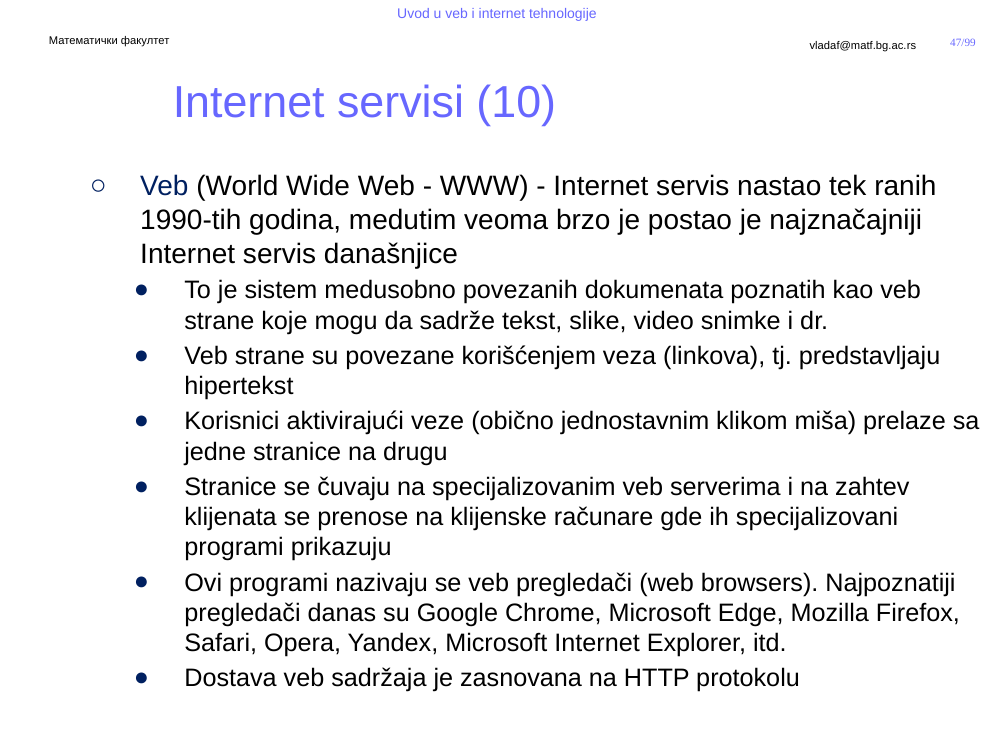
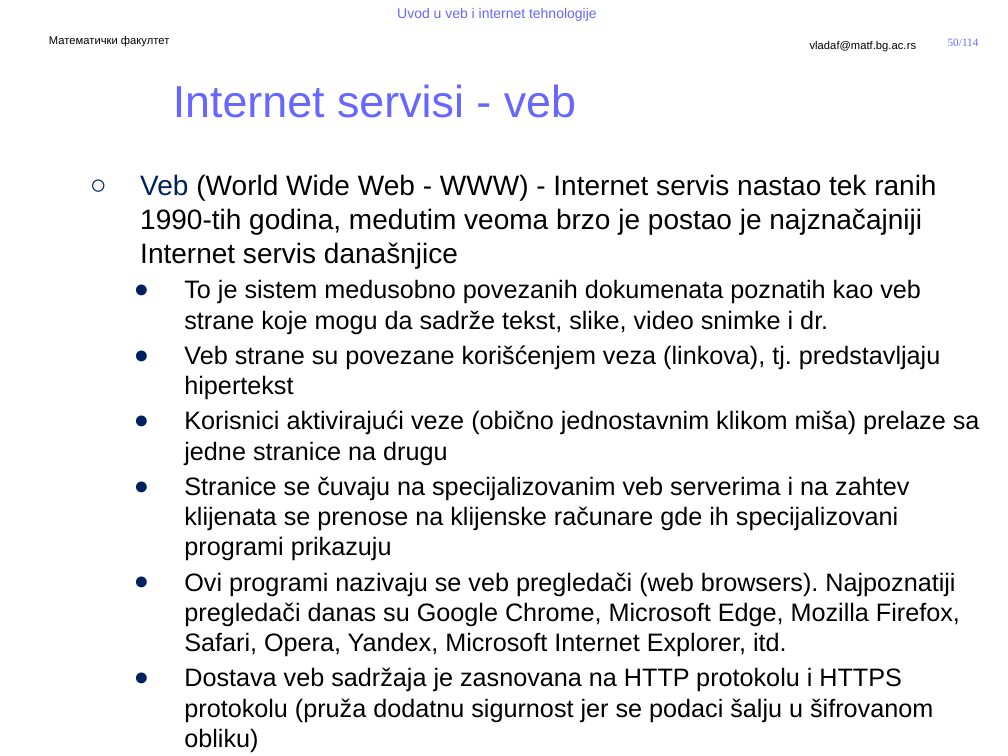
Before and after one commit to MatfUVIT/info, a slide deck: slide 50 of predavanja/prezentacije/UVIT01-02-Uvod u Internet.pptx (slide 47 before the commit). Drawn at 1008x756 pixels with LibreOffice and Linux fonts; fonts in the diff are those of the drawing; background and template pictures are left out. Boxes give left, top, right and bottom in pixels: in the first picture for what was removed or moved away, otherwise in the second. Text is boxed around its words. In the diff, an @@ line names an element or a change of style, - is before the commit and + after.

```diff
--- a/predavanja/prezentacije/UVIT01-02-Uvod u Internet.pptx
+++ b/predavanja/prezentacije/UVIT01-02-Uvod u Internet.pptx
@@ page number added at (x1=948, y1=38, x2=979, y2=46), 8 pt, text #6767FF @@
+50/114
@@ page number removed at (x1=950, y1=38, x2=976, y2=46) @@
-47/99
@@ title at (x1=173, y1=84, x2=576, y2=118): text changed @@
-Internet servisi (10)
+Internet servisi - veb
@@ text at (x1=184, y1=667, x2=933, y2=753): text changed @@
-    ● Dostava veb sadržaja je zasnovana na HTTP protokolu
+    ● Dostava veb sadržaja je zasnovana na HTTP protokolu i HTTPS protokolu (pruža dodatnu sigurnost jer se podaci šalju u šifrovanom obliku)
```
Also in this commit, not shown: 74 other slides changed, 15 slides added, 9 other files.
